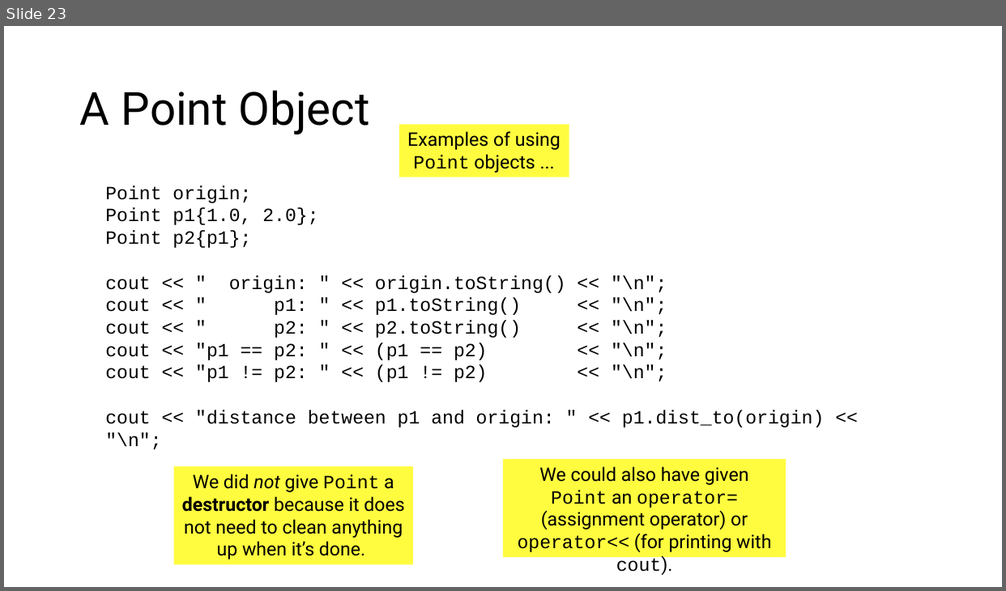
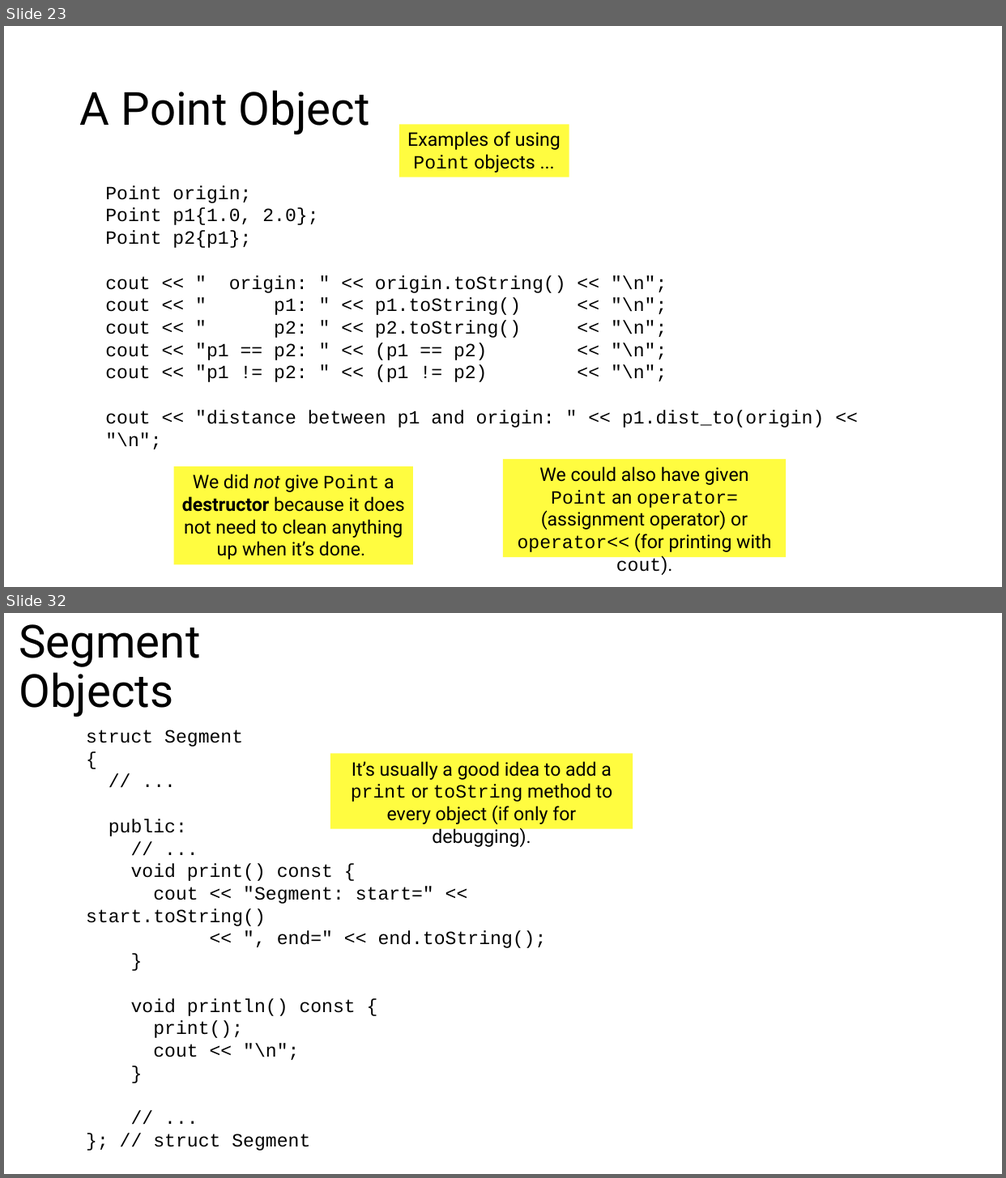
Before and after one commit to tjd1234/cmpt125spring2026, a slide deck: notes/week5/week5.pptx. Shown one above the other, each under a label of ours: slide 23 before the commit, slides 23 and 32 after it; the slides between them are not shown. The pictures are 1006x591 and 1006x1178 pixels, drawn with LibreOffice and Linux fonts; fonts in the diff are those of the drawing. Boxes give left, top, right and bottom in pixels: in the first picture for what was removed or moved away, otherwise in the second. Text is boxed around its words. In the diff, an @@ line names an element or a change of style, - is before the commit and + after.

```diff
--- a/notes/week5/week5.pptx
+++ b/notes/week5/week5.pptx
@@ slide 32 added at box(4, 613, 1002, 1174), background #FFFFFF @@
@@ title added at box(19, 624, 200, 717), 44 pt, text #000000 @@
+Segment Objects
@@ text added at box(86, 730, 547, 1148), 18 pt, text #000000 @@
+struct Segment
+{
+// ...
+public:
+// ...
+void print() const {
+cout << "Segment: start=" << start.toString()
+<< ", end=" << end.toString();
+}
+void println() const {
+print();
+cout << "\n";
+}
+// ...
+}; // struct Segment
@@ rectangle added at box(330, 754, 633, 829), fill #FFFC00 at 75% opacity, 18 pt, text #000000 @@
+It’s usually a good idea to add a print or toString method to every object (if only for debugging).
```
Also in this commit, not shown: 11 other slides added, 12 other files.
